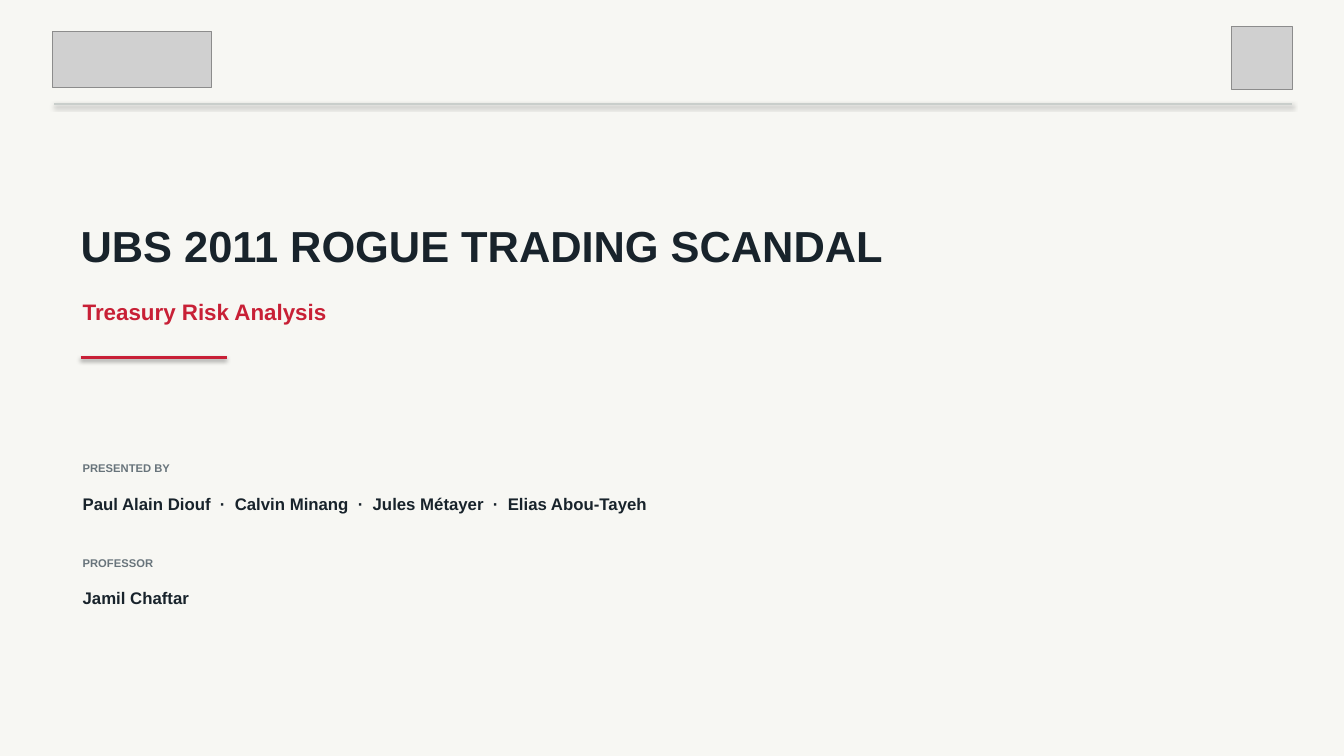
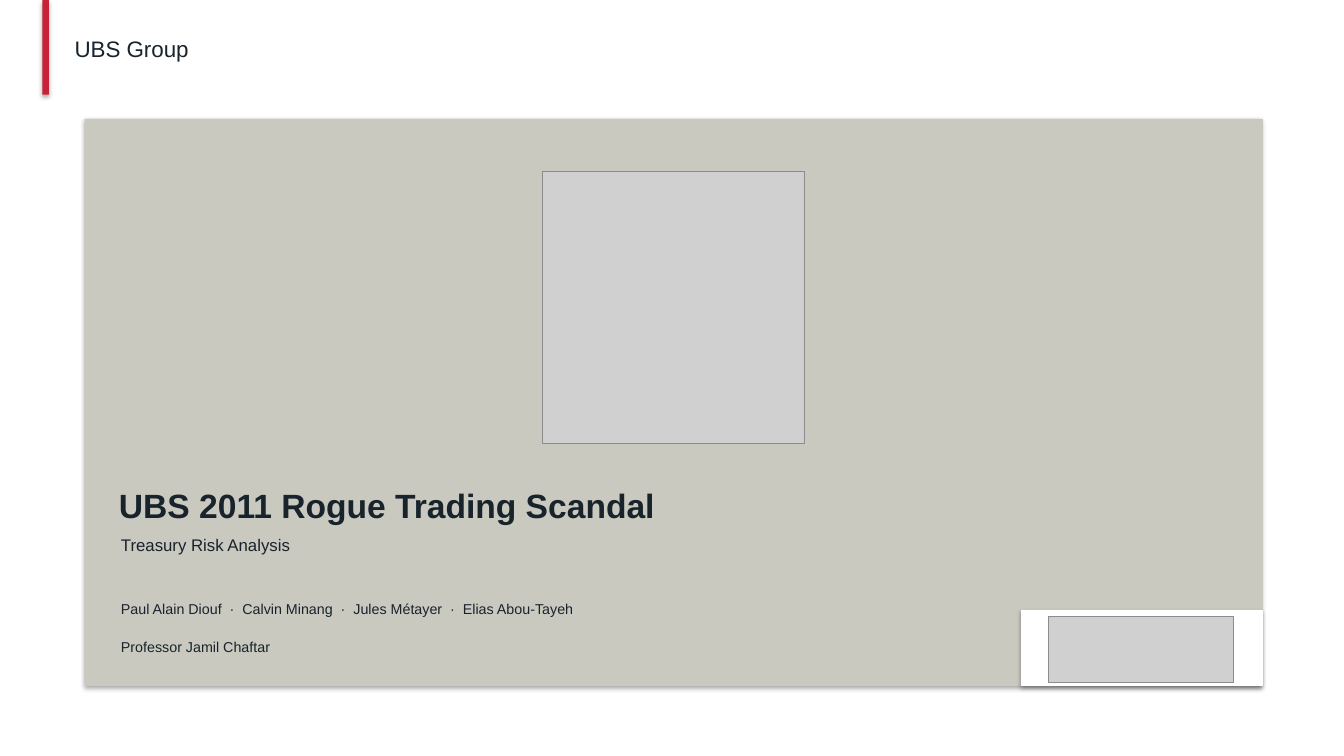
Before and after one commit to Calvin29990/SKEMA-FRONT, a slide deck: slide 1 of documents/ubs-treasury-risk-presentation-10-slides.pptx. Drawn at 1344x756 pixels with LibreOffice and Linux fonts; fonts in the diff are those of the drawing; grey boxes stand for pictures. Boxes give left, top, right and bottom in pixels: in the first picture for what was removed or moved away, otherwise in the second. Text is boxed around its words. In the diff, an @@ line names an element or a change of style, - is before the commit and + after.

```diff
--- a/documents/ubs-treasury-risk-presentation-10-slides.pptx
+++ b/documents/ubs-treasury-risk-presentation-10-slides.pptx
@@ background #F7F7F3 to #FFFFFF @@
@@ rectangle added at (42, 0, 49, 95), fill #C82036 @@
@@ picture removed at (1232, 26, 1293, 90) @@
@@ text added at (75, 41, 189, 62), 16 pt, text #18232B @@
+UBS Group
@@ line removed from (54, 104) to (1293, 104) @@
@@ rectangle added at (85, 119, 1262, 686), fill #C9C9C0, outline #C9C9C0 0.1 pt @@
@@ picture added at (542, 171, 805, 444) @@
@@ line removed from (81, 358) to (227, 358) @@
@@ text removed at (83, 464, 170, 472) @@
-PRESENTED BY
@@ text at (119, 493, 655, 525): text changed; size 31 to 24 pt @@
-UBS 2011 ROGUE TRADING SCANDAL
+UBS 2011 Rogue Trading Scandal
@@ text "Treasury Risk Analysis": place and size @@
-text "Treasury Risk Analysis" at (83, 303, 326, 325)
+text "Treasury Risk Analysis" at (121, 539, 289, 555)
@@ text "Treasury Risk Analysis" at (121, 539, 289, 555): size 16 to 12 pt, text colour #C82036 to #18232B, bold off @@
@@ text removed at (83, 559, 153, 567) @@
-PROFESSOR
@@ text "Paul Alain Diouf · Calvin ...": place and size @@
-text "Paul Alain Diouf · Calvin ..." at (83, 497, 647, 514)
+text "Paul Alain Diouf · Calvin ..." at (121, 603, 573, 617)
@@ text "Paul Alain Diouf · Calvin ..." at (121, 603, 573, 617): size 12 to 10.2 pt, bold off @@
@@ rectangle added at (1021, 610, 1262, 686), fill #FFFFFF, outline #FFFFFF 0.1 pt @@
@@ picture: place and size @@
-picture at (52, 31, 212, 88)
+picture at (1049, 617, 1234, 683)
@@ text at (121, 641, 270, 652): text changed; size 12 to 10.2 pt; bold off @@
-Jamil Chaftar
+Professor Jamil Chaftar
```
Also in this commit, not shown: 6 other slides changed, 3 other files.
